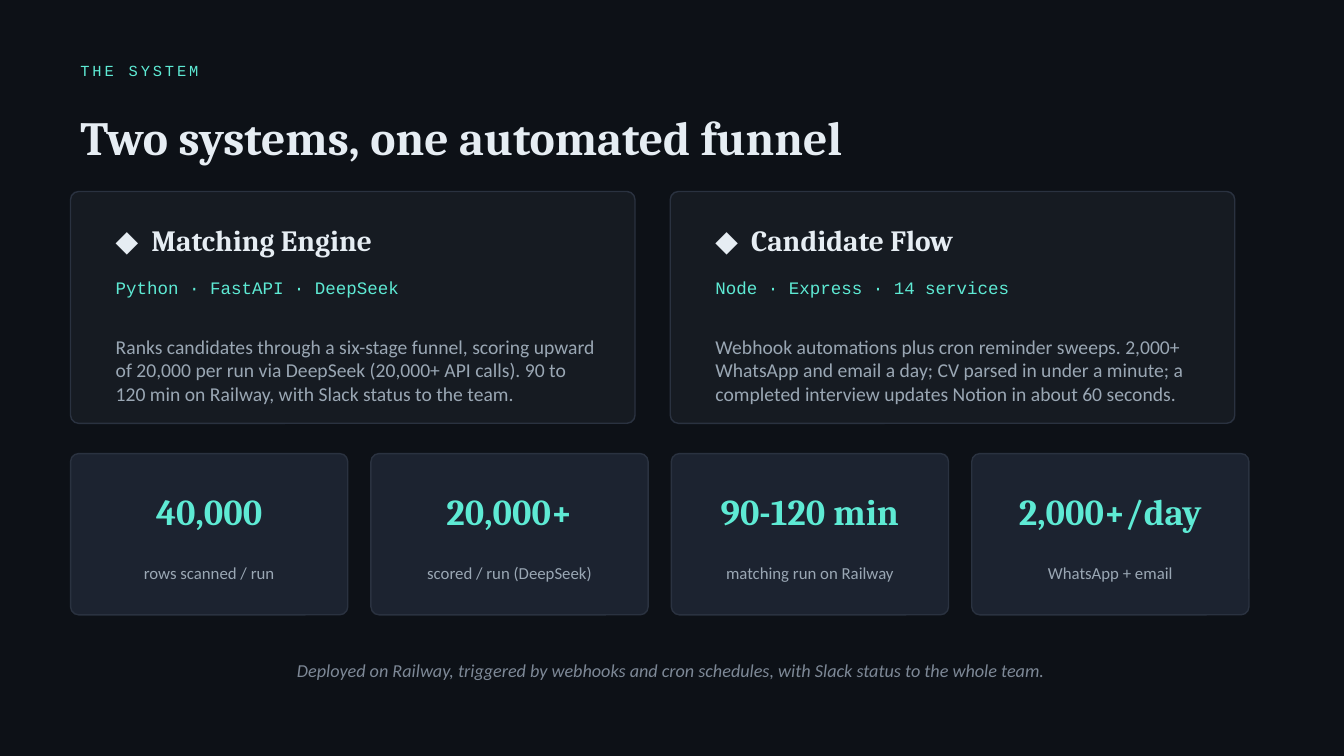
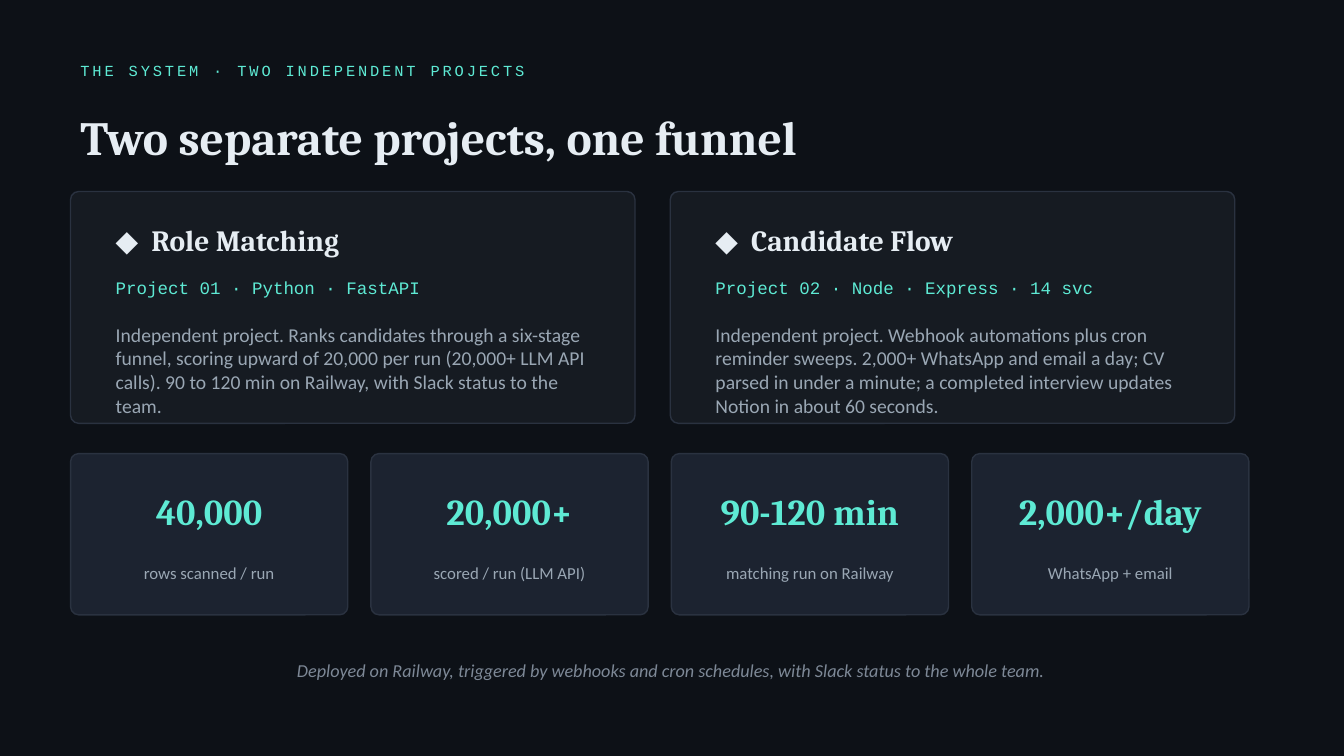
Before and after one commit to Wessam-Mandour/Wessam-Mandour.github.io, a slide deck: slide 3 of deck/AI-Recruiting-Automation-Portfolio.pptx. Drawn at 1344x756 pixels with LibreOffice and Linux fonts; fonts in the diff are those of the drawing. Boxes give left, top, right and bottom in pixels: in the first picture for what was removed or moved away, otherwise in the second. Text is boxed around its words. In the diff, an @@ line names an element or a change of style, - is before the commit and + after.

Commit message:
Generic LLM pill; mobile hamburger menu + lower back-to-top threshold; two clearly-distinct independent projects (Role Matching / Candidate Flow); add favicon + social link-preview (OG image)

```diff
--- a/deck/AI-Recruiting-Automation-Portfolio.pptx
+++ b/deck/AI-Recruiting-Automation-Portfolio.pptx
@@ text at [80, 65, 525, 76]: text changed @@
-THE SYSTEM
+THE SYSTEM · TWO INDEPENDENT PROJECTS
@@ text at [80, 121, 796, 165]: text changed @@
-Two systems, one automated funnel
+Two separate projects, one funnel
@@ text at [151, 230, 339, 257]: text changed @@
-◆ Matching Engine
+◆ Role Matching
@@ text at [116, 282, 419, 298]: text changed @@
-Python · FastAPI · DeepSeek
+Project 01 · Python · FastAPI
@@ text at [715, 282, 1093, 298]: text changed @@
-Node · Express · 14 services
+Project 02 · Node · Express · 14 svc
@@ text at [116, 328, 584, 413]: text changed @@
-Ranks candidates through a six-stage funnel, scoring upward of 20,000 per run via DeepSeek (20,000+ API calls). 90 to 120 min on Railway, with Slack status to the team.
+Independent project. Ranks candidates through a six-stage funnel, scoring upward of 20,000 per run (20,000+ LLM API calls). 90 to 120 min on Railway, with Slack status to the team.
@@ text at [715, 328, 1172, 413]: text changed @@
-Webhook automations plus cron reminder sweeps. 2,000+ WhatsApp and email a day; CV parsed in under a minute; a completed interview updates Notion in about 60 seconds.
+Independent project. Webhook automations plus cron reminder sweeps. 2,000+ WhatsApp and email a day; CV parsed in under a minute; a completed interview updates Notion in about 60 seconds.
@@ text at [434, 567, 585, 581]: text changed @@
-scored / run (DeepSeek)
+scored / run (LLM API)
```
Also in this commit, not shown: 2 other slides changed, 9 other files.
